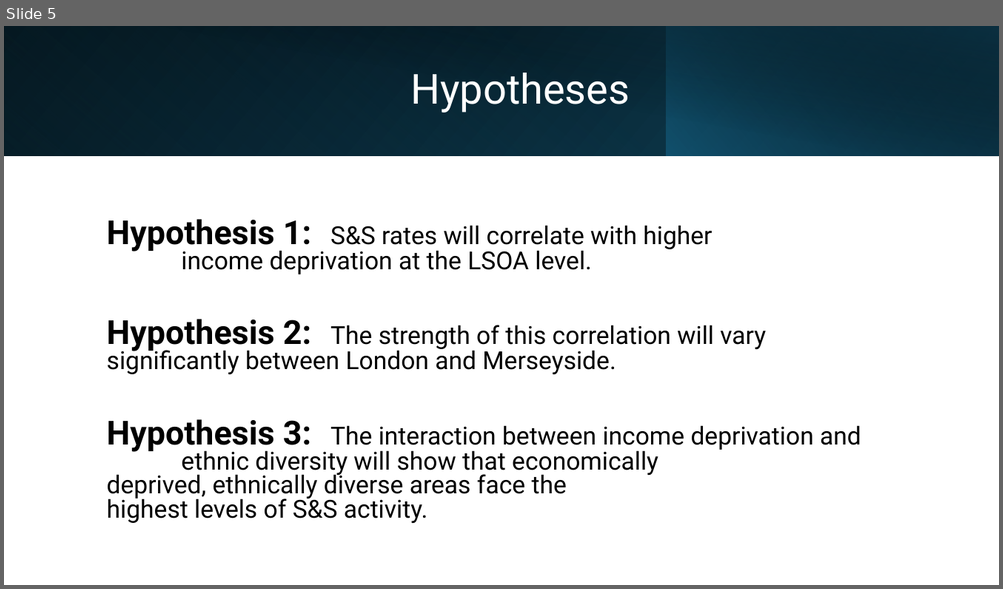
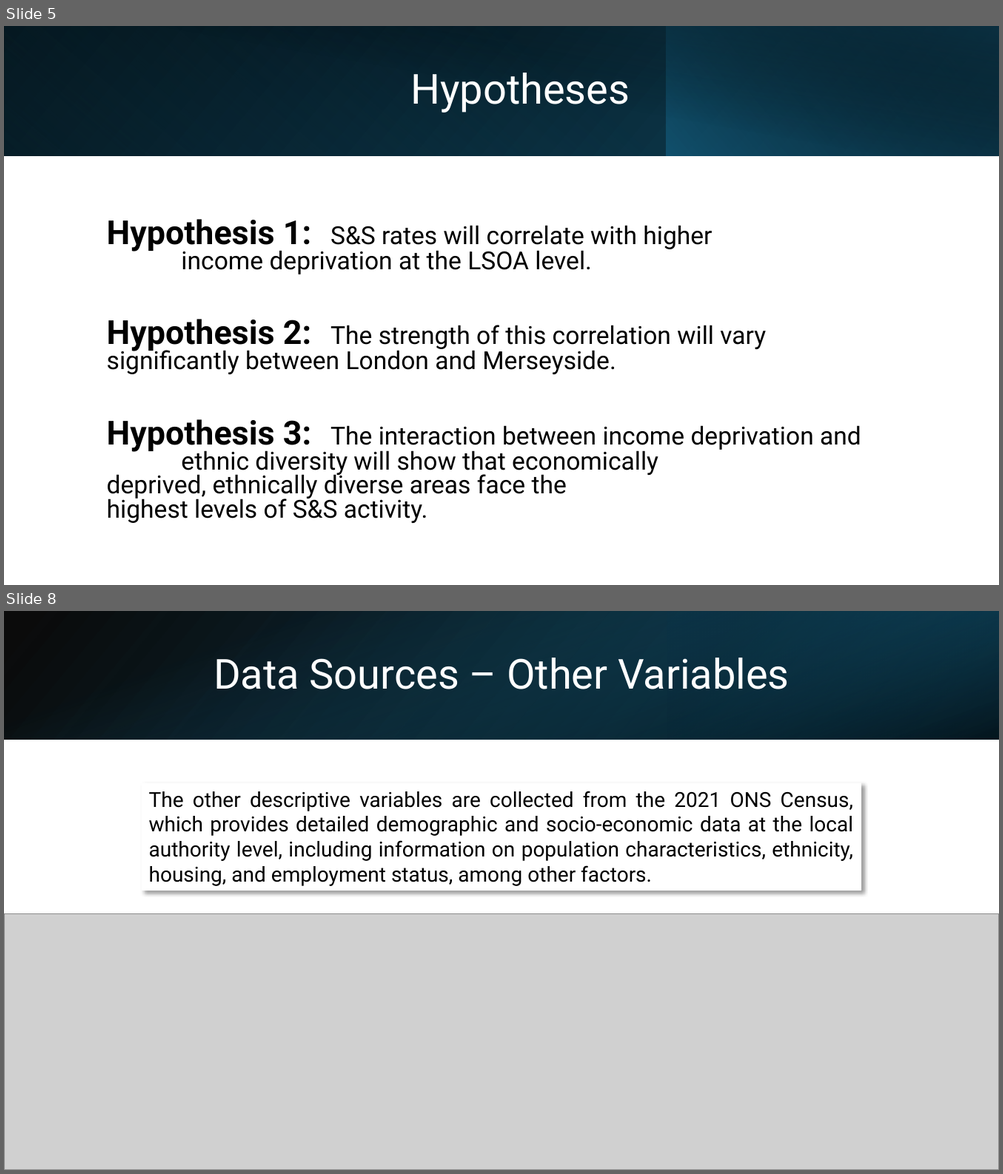
Before and after one commit to KofiBartonByfield/Dissertation, a slide deck: documents/The Price of Policing.pptx. Shown one above the other, each under a label of ours: slide 5 before the commit, slides 5 and 8 after it; the slides between them are not shown. The pictures are 1003x589 and 1003x1174 pixels, drawn with LibreOffice and Linux fonts; fonts in the diff are those of the drawing; grey boxes stand for pictures. Boxes give left, top, right and bottom in pixels: in the first picture for what was removed or moved away, otherwise in the second. Text is boxed around its words. In the diff, an @@ line names an element or a change of style, - is before the commit and + after.

```diff
--- a/documents/The Price of Policing.pptx
+++ b/documents/The Price of Policing.pptx
@@ slide 8 added at (4, 611, 999, 1170), background #FFFFFF @@
@@ rectangle added at (4, 611, 999, 739), fill gradient #000000 to #104862 @@
@@ rectangle added at (4, 612, 998, 740), fill gradient #156082 to #000000 @@
@@ rectangle added at (667, 611, 999, 739), fill gradient #0B3041 to #156082 @@
@@ title added at (213, 658, 788, 689), 40 pt, text #FFFFFF @@
+Data Sources – Other Variables
@@ rectangle added at (142, 783, 861, 891), fill #FFFFFF, 20 pt, text #000000 @@
+The other descriptive variables are collected from the 2021 ONS Census, which provides detailed demographic and socio-economic data at the local authority level, including information on population characteristics, ethnicity, housing, and employment status, among other factors.
@@ picture added at (4, 914, 999, 1170) @@
```
Also in this commit, not shown: 5 slides changed, 3 other slides added, 5 other files.
